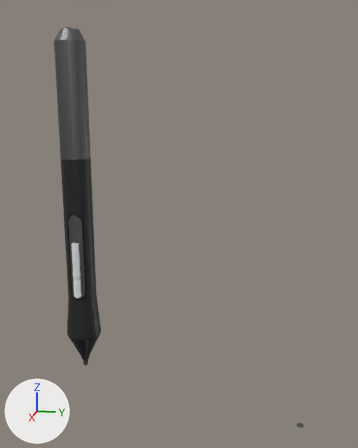
Renders of the Blender file Modified_pen.blend from each side of a commit.
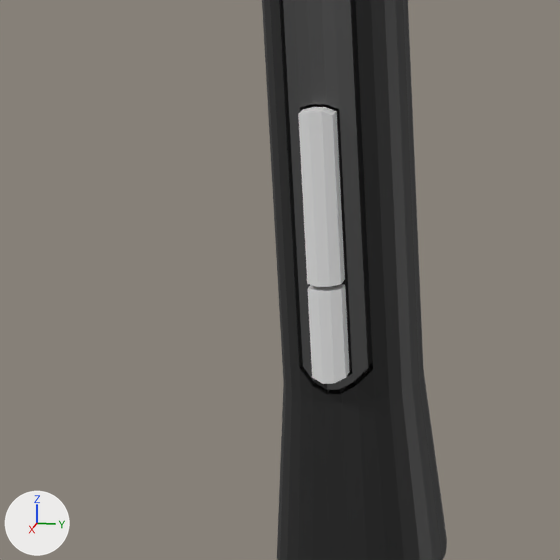
Old and new are each drawn whole from a 50 mm lens placed at (23.0, 9.83, 5.68), pointed at (1.81, 5.59, 0.38) and again close up on the part from 3% to 35% of the width and 49% to 74% of the height. The lights are fixed; the arrows at lower left show +X, +Y and +Z.
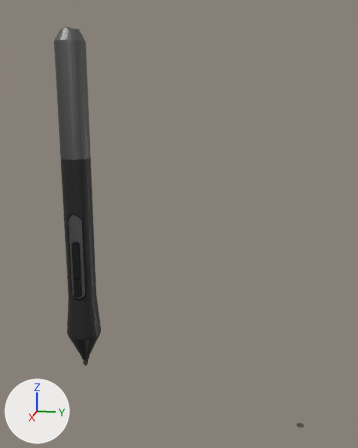
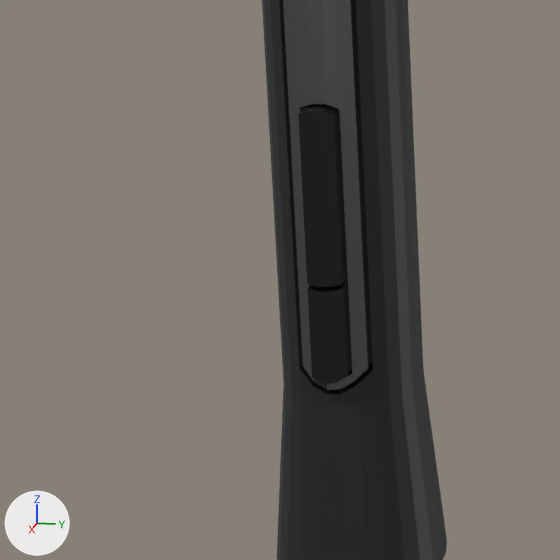
Changed parts and their boxes [x1, y1, x2, y2] in the close-ups (560 x 560 px):
'Cylinder.003', recoloured (grey to black): [298, 107, 350, 384] in both

Patch to the scene script:
```diff
--- a/Modified_pen.blend.py
+++ b/Modified_pen.blend.py
@@ mat_material_001 @@
+mat_material_001 = principled_material('Material.001')
+mat_material_001.base_color = (0.0, 0.0, 0.0)  # black #000000
@@ me_cylinder_002 @@
 me_cylinder_002.from_pydata(...)  # 60 vertices, 43 faces, 1 loose edge; spans x 0.53..0.73, y -0.11..0.26, z -4.04..-1.13
+me_cylinder_002.materials.append(mat_material_001)  # black #000000
```
